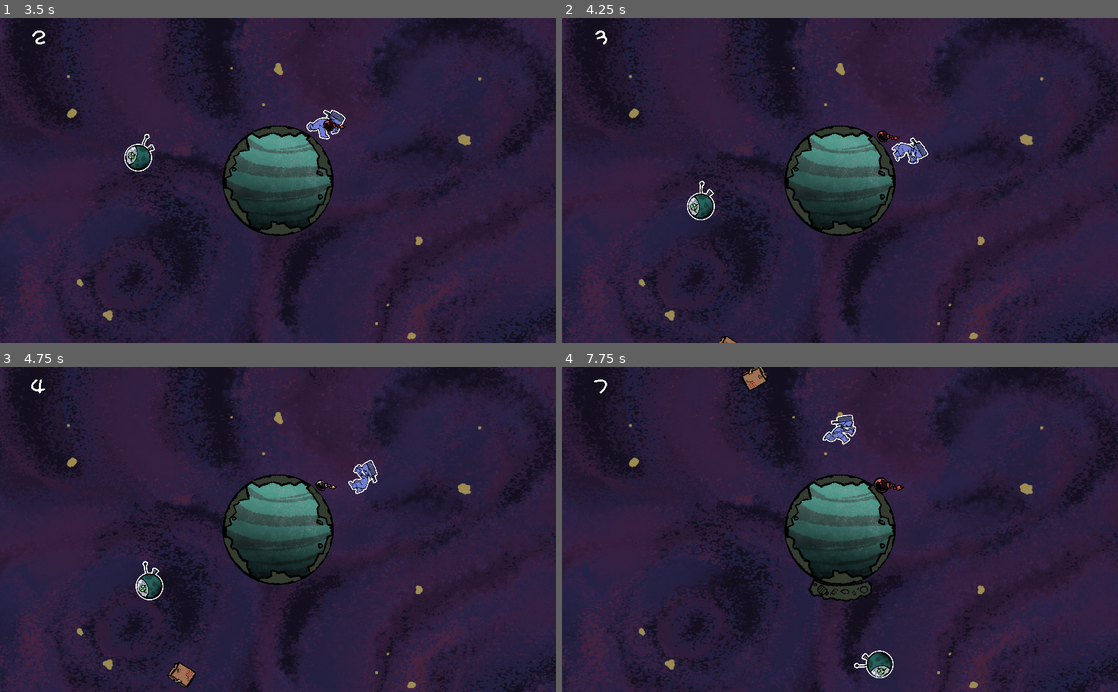
Above: before the commit, frames 1-4 (two rows, left to right).
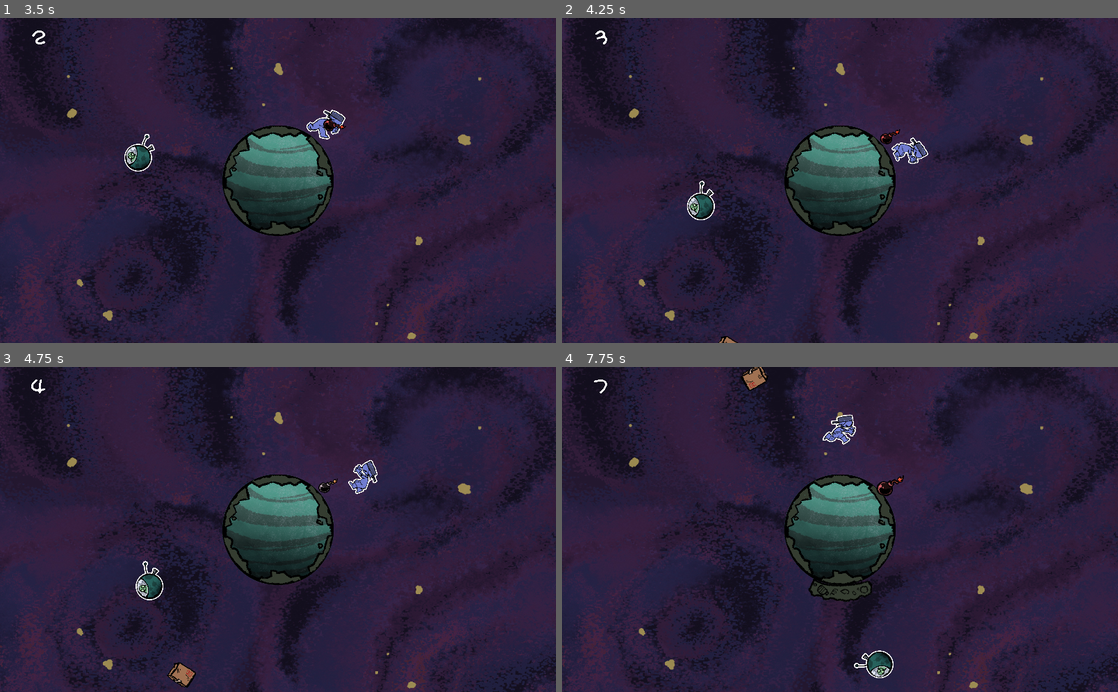
Above: after the commit, the same moments.

Repository: DanGrenade/TinyWorldJam
Game: Godot game, scene res://Scenes/GameTest.tscn
Same seed, same stepped clock (60 frames per second), same inputs: the game is played once before the commit and once after it. The project has no main scene, so this scene is started directly.
Inputs:
- Up to frame 1 (3.5 s): click "Start" at 0.5 s; hold D (move_right) 1.28-2.03 s; tap E (box_grab) at 1.35, 2.1, 2.85 s; tap Space (jump) at 1.52, 2.27 s; hold Left (move_left) 2.03-2.78 s; hold D (move_right) from 2.78 s (still down)
- Up to frame 2 (4.25 s): keep holding D (move_right); tap E (box_grab) at 3.6 s; tap Space (jump) at 3.77 s
- Up to frame 3 (4.75 s): release D (move_right) at 4.28 s; hold Left (move_left) from 4.28 s (still down); tap E (box_grab) at 4.35 s; tap Space (jump) at 4.52 s
- Up to frame 4 (7.75 s): tap E (box_grab) every 0.75 s from 5.1 to 7.35 s; tap Space (jump) at 5.27, 6.77, 7.52 s; release Left (move_left) at 6.53 s; hold D (move_right) from 6.53 s (still down)

Frame 1 is identical in both runs. In frame 2, less than 0.1% of the frame differs, in the area x 56-61%, y 34-39%; in frame 3, less than 0.1%; in frame 4, 0.2%, in the area x 56-62%, y 33-40%.

Commit message:
Issue 046 - Fixed bomb collision + movement issues

Diff:
--- a/Scripts/Bomb.gd
+++ b/Scripts/Bomb.gd
@@ -43,11 +43,11 @@
 
 	if current_state == state_held:  global_rotation = (global_position - gravity_node.global_position).angle() + (PI/2)
 
-	if current_state == state_falling:
-		velocity = (gravity_node.global_position - global_position).normalized() * drop_velocity
+	velocity = (gravity_node.global_position - global_position).normalized() * drop_velocity
 
+	if current_state != state_held:
 		var collision_data = move_and_collide(velocity)
-		if collision_data:
+		if current_state == state_falling && collision_data:
 			current_state = state_stationary
 			$bomb/AnimationPlayer.play("Prepare_explosion")
 			$ExplosionTimer.start()
@@ -67,6 +67,8 @@
 	pass
 
 func place(position):
+
+	current_state = state_stationary
 
 	get_parent().remove_child(self)
 	parent_node.add_child(self)
